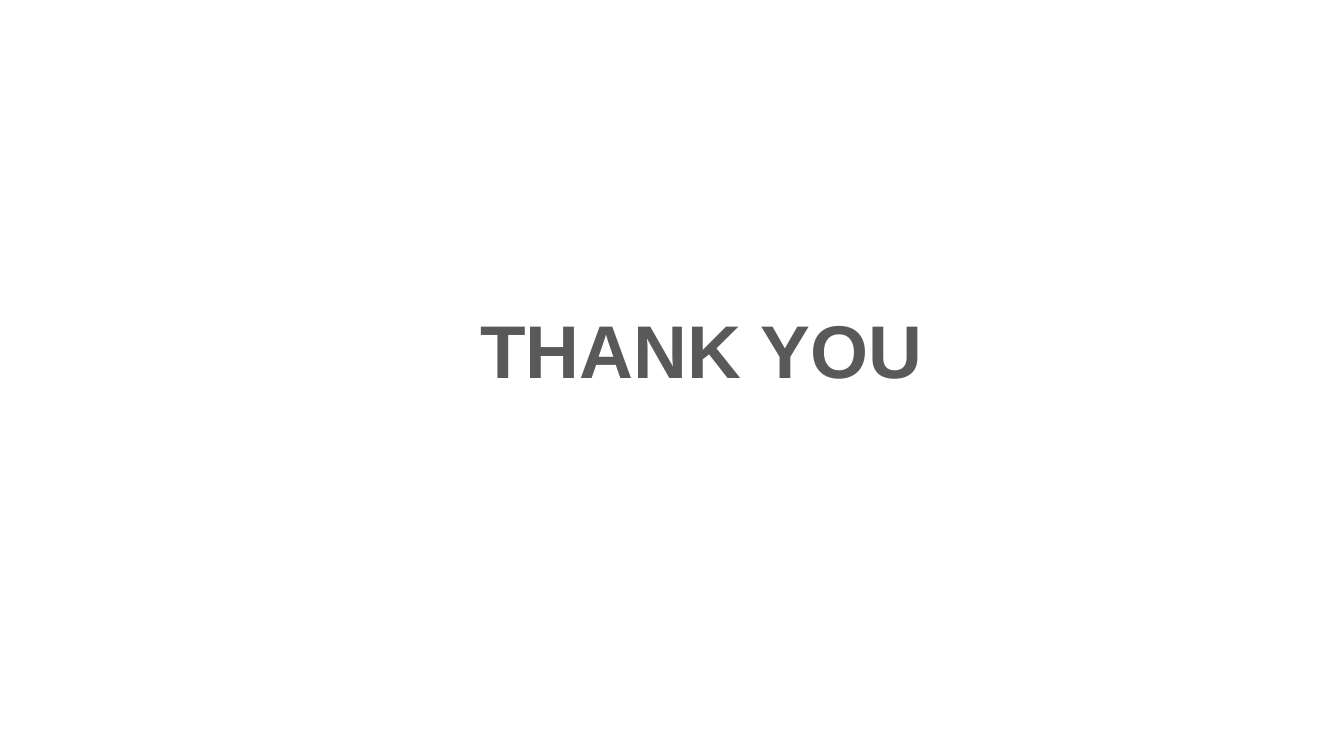
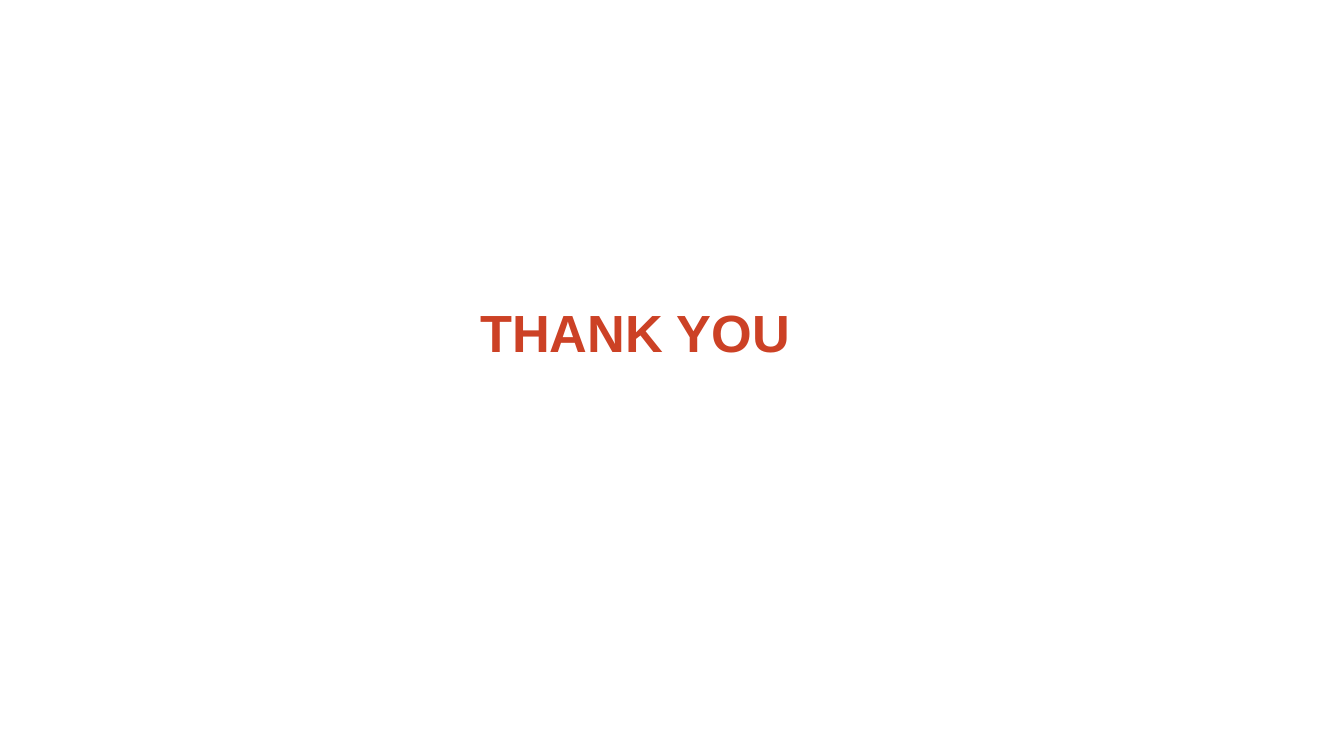
Before and after one commit to EdgeGallery/community, a slide deck: slide 11 of MECM PT/Release V1.1/MECM admin role support.pptx. Drawn at 1344x756 pixels with LibreOffice and Linux fonts; fonts in the diff are those of the drawing. Boxes give left, top, right and bottom in pixels: in the first picture for what was removed or moved away, otherwise in the second. Text is boxed around its words. In the diff, an @@ line names an element or a change of style, - is before the commit and + after.

```diff
--- a/MECM PT/Release V1.1/MECM admin role support.pptx
+++ b/MECM PT/Release V1.1/MECM admin role support.pptx
@@ text "THANK YOU" at [480,315,790,353]: size 40 to 28 pt, text colour #595959 to #CC4125 @@
```
Also in this commit, not shown: 9 other slides changed.
